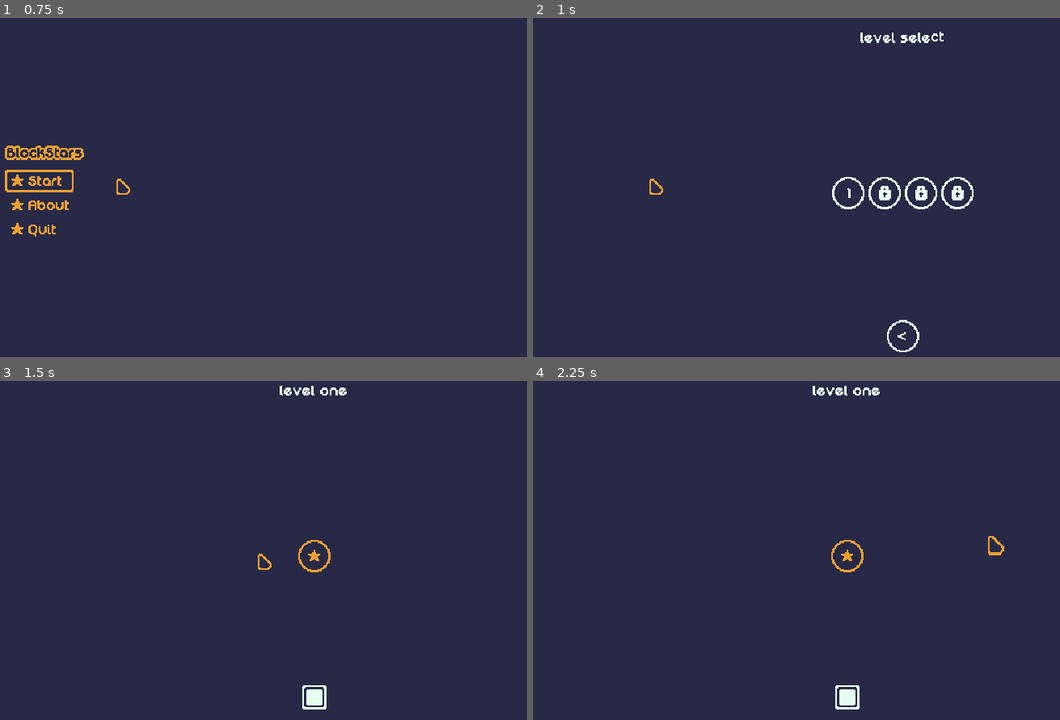
Above: before the commit, frames 1-4 (two rows, left to right).
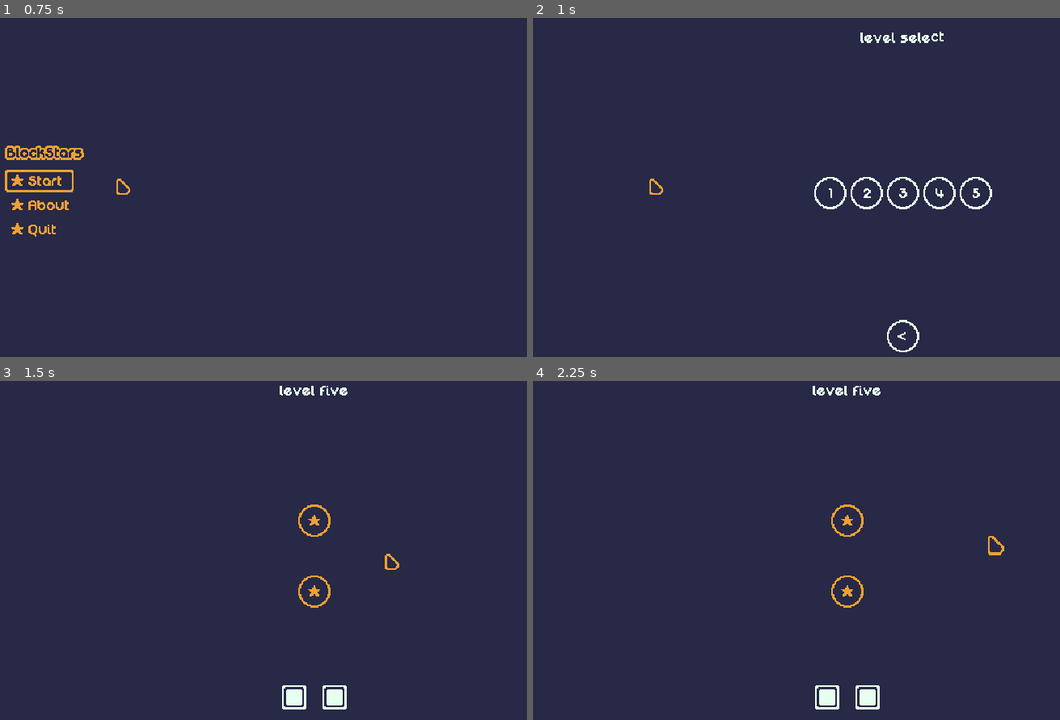
Above: after the commit, the same moments.

Repository: mrbartchak/brackeys-game-jam-2026.1
Game: Godot game, scene res://ui/screens/main_menu.tscn
The game is run twice, just before and just after one commit, with the same random seed, the same clock (stepped at 60 frames per second) and the same inputs.
Inputs (mouse positions are in pixels of both pictures, inside the frame that each line leads up to):
- Up to frame 1 (0.75 s): click (115, 180) at 0.5 s
- Up to frame 2 (1 s): no input
- Up to frame 3 (1.5 s): click "1" (after the commit: "5") at 1.25 s
- Up to frame 4 (2.25 s): tap Enter at 2 s; move the mouse to (991, 536) at 2.02 s; press the mouse at (991, 536) at 2.03 s

Frame 1 is identical in both runs. In frame 2, 1.1% of the frame differs, in the area x 53-88%, y 46-57%; in frame 3, 1.3%, in the area x 48-76%, y 1-97%; in frame 4, 1.2%.

Commit message:
added block config to set up blocks with unfilled property

Diff:
--- a/blocks/block.gd
+++ b/blocks/block.gd
@@ -5,9 +5,11 @@
 @export var block_type: BlockType
 
 static var dragged_block: Block = null
-var is_dragging: bool = false
-var is_hovered: bool = false
-var rotation_step: int = 0
+var is_filled: bool
+
+var _is_dragging: bool = false
+var _is_hovered: bool = false
+var _rotation_step: int = 0
 
 @onready var sprite: Sprite2D = $Sprite
 @onready var placeholder_shape: CollisionShape2D = $PlaceholderShape
@@ -24,7 +26,7 @@
 	sprite.texture = block_type.texture
 
 func _physics_process(delta: float) -> void:
-	if is_dragging:
+	if _is_dragging:
 		global_position = lerp(global_position, get_global_mouse_position(), 32.0 * delta)
 
 func _input(event: InputEvent) -> void:
@@ -33,31 +35,31 @@
 	if event is InputEventMouseButton:
 		event = event as InputEventMouseButton
 		if event.button_index == MOUSE_BUTTON_LEFT and event.pressed:
-			if is_hovered and not is_dragging and dragged_block == null:
+			if _is_hovered and not _is_dragging and dragged_block == null:
 				_grab_block()
-			elif is_dragging:
+			elif _is_dragging:
 				_place_block()
-		elif event.button_index == MOUSE_BUTTON_RIGHT and event.pressed and is_dragging:
+		elif event.button_index == MOUSE_BUTTON_RIGHT and event.pressed and _is_dragging:
 			_rotate_block()
 
 # ========================
 # ======  ACTIONS   ======
 # ========================
 func _grab_block() -> void:
-	is_dragging = true
+	_is_dragging = true
 	dragged_block = self
 	_tween_scale(1.1)
 
 func _place_block() -> void:
-	is_dragging = false
+	_is_dragging = false
 	dragged_block = null
 	_tween_scale(1.0)
 	placed.emit()
 
 func _rotate_block() -> void:
 	print("rotate triggered")
-	rotation_step += 1
-	var target_angle: float = rotation_step * PI / 4.0
+	_rotation_step += 1
+	var target_angle: float = _rotation_step * PI / 4.0
 	global_position = get_global_mouse_position()
 	_tween_rotate(target_angle)
 
@@ -65,13 +67,13 @@
 # ======  SIGNALS   ======
 # ========================
 func _mouse_enter() -> void:
-	is_hovered = true
-	if not is_dragging:
+	_is_hovered = true
+	if not _is_dragging:
 		_tween_scale(1.35)
 
 func _mouse_exit() -> void:
-	is_hovered = false
-	if not is_dragging:
+	_is_hovered = false
+	if not _is_dragging:
 		_tween_scale(1.0)
 
 # ========================
--- /dev/null
+++ b/blocks/block_config.gd
@@ -0,0 +1,6 @@
+class_name BlockConfig
+extends Resource
+
+@export var block_id: String
+@export var position: Vector2
+@export var is_filled: bool = true
--- a/core/game_manager.gd
+++ b/core/game_manager.gd
@@ -4,7 +4,8 @@
 	"level_01": preload("res://levels/level_data/level_01.tres"),
 	"level_02": preload("res://levels/level_data/level_02.tres"),
 	"level_03": preload("res://levels/level_data/level_03.tres"),
-	"level_04": preload("res://levels/level_data/level_04.tres")
+	"level_04": preload("res://levels/level_data/level_04.tres"),
+	"level_05": preload("res://levels/level_data/level_05.tres")
 }
 
 var current_level_data: LevelData
@@ -15,8 +16,8 @@
 
 func _ready() -> void:
 	if unlocked_levels.is_empty():
-		#unlocked_levels.append_array(level_list.keys())
-		unlocked_levels.append("level_01")
+		unlocked_levels.append_array(level_list.keys())
+		#unlocked_levels.append("level_01")
 
 func load_level(level_id: String) -> void:
 	if not level_list.has(level_id):
--- a/levels/level_data.gd
+++ b/levels/level_data.gd
@@ -4,4 +4,4 @@
 @export var id: String
 @export var display_name: String
 @export var target_zone_positions: Array[Vector2]
-@export var block_ids: Array[String]
+@export var blocks: Array[BlockConfig]
--- a/levels/level_data/level_01.tres
+++ b/levels/level_data/level_01.tres
@@ -1,11 +1,17 @@
-[gd_resource type="Resource" script_class="LevelData" load_steps=2 format=3 uid="uid://b28ytryon3mx0"]
+[gd_resource type="Resource" script_class="LevelData" load_steps=4 format=3 uid="uid://b28ytryon3mx0"]
 
+[ext_resource type="Script" uid="uid://c4lb5cudd274j" path="res://blocks/block_config.gd" id="1_7144f"]
 [ext_resource type="Script" uid="uid://cjyn0y48epuwx" path="res://levels/level_data.gd" id="1_qib4q"]
+
+[sub_resource type="Resource" id="Resource_6443f"]
+script = ExtResource("1_7144f")
+block_id = "block_1x1"
+metadata/_custom_type_script = "uid://c4lb5cudd274j"
 
 [resource]
 script = ExtResource("1_qib4q")
 id = "level_01"
 display_name = "level one"
 target_zone_positions = Array[Vector2]([Vector2(320, 180)])
-block_ids = Array[String](["block_1x1"])
+blocks = Array[ExtResource("1_7144f")]([SubResource("Resource_6443f")])
 metadata/_custom_type_script = "uid://cjyn0y48epuwx"
--- a/levels/level_data/level_02.tres
+++ b/levels/level_data/level_02.tres
@@ -1,11 +1,24 @@
-[gd_resource type="Resource" script_class="LevelData" load_steps=2 format=3 uid="uid://dowy8xra36rva"]
+[gd_resource type="Resource" script_class="LevelData" load_steps=5 format=3 uid="uid://dowy8xra36rva"]
 
 [ext_resource type="Script" uid="uid://cjyn0y48epuwx" path="res://levels/level_data.gd" id="1_dgdll"]
+[ext_resource type="Script" uid="uid://c4lb5cudd274j" path="res://blocks/block_config.gd" id="1_se2eo"]
+
+[sub_resource type="Resource" id="Resource_0w07y"]
+script = ExtResource("1_se2eo")
+block_id = "block_1x1"
+position = Vector2(-20, 0)
+metadata/_custom_type_script = "uid://c4lb5cudd274j"
+
+[sub_resource type="Resource" id="Resource_jhdwf"]
+script = ExtResource("1_se2eo")
+block_id = "block_1x1"
+position = Vector2(20, 0)
+metadata/_custom_type_script = "uid://c4lb5cudd274j"
 
 [resource]
 script = ExtResource("1_dgdll")
 id = "level_02"
 display_name = "level two"
 target_zone_positions = Array[Vector2]([Vector2(270, 165), Vector2(365, 200)])
-block_ids = Array[String](["block_1x1", "block_1x1"])
+blocks = Array[ExtResource("1_se2eo")]([SubResource("Resource_0w07y"), SubResource("Resource_jhdwf")])
 metadata/_custom_type_script = "uid://cjyn0y48epuwx"
--- a/levels/level_data/level_03.tres
+++ b/levels/level_data/level_03.tres
@@ -1,11 +1,17 @@
-[gd_resource type="Resource" script_class="LevelData" load_steps=2 format=3 uid="uid://ce74gafd4fohm"]
+[gd_resource type="Resource" script_class="LevelData" load_steps=4 format=3 uid="uid://ce74gafd4fohm"]
 
 [ext_resource type="Script" uid="uid://cjyn0y48epuwx" path="res://levels/level_data.gd" id="1_2biac"]
+[ext_resource type="Script" uid="uid://c4lb5cudd274j" path="res://blocks/block_config.gd" id="1_w8jk7"]
+
+[sub_resource type="Resource" id="Resource_j5kva"]
+script = ExtResource("1_w8jk7")
+block_id = "block_1x2"
+metadata/_custom_type_script = "uid://c4lb5cudd274j"
 
 [resource]
 script = ExtResource("1_2biac")
 id = "level_03"
 display_name = "level three"
 target_zone_positions = Array[Vector2]([Vector2(296, 180), Vector2(344, 180)])
-block_ids = Array[String](["block_1x2"])
+blocks = Array[ExtResource("1_w8jk7")]([SubResource("Resource_j5kva")])
 metadata/_custom_type_script = "uid://cjyn0y48epuwx"
--- a/levels/level_data/level_04.tres
+++ b/levels/level_data/level_04.tres
@@ -1,11 +1,17 @@
-[gd_resource type="Resource" script_class="LevelData" load_steps=2 format=3 uid="uid://cbghfkiajbofp"]
+[gd_resource type="Resource" script_class="LevelData" load_steps=4 format=3 uid="uid://cbghfkiajbofp"]
 
 [ext_resource type="Script" uid="uid://cjyn0y48epuwx" path="res://levels/level_data.gd" id="1_boho7"]
+[ext_resource type="Script" uid="uid://c4lb5cudd274j" path="res://blocks/block_config.gd" id="1_g6ann"]
+
+[sub_resource type="Resource" id="Resource_n4wo2"]
+script = ExtResource("1_g6ann")
+block_id = "block_1x2"
+metadata/_custom_type_script = "uid://c4lb5cudd274j"
 
 [resource]
 script = ExtResource("1_boho7")
 id = "level_04"
 display_name = "level four"
 target_zone_positions = Array[Vector2]([Vector2(320, 145), Vector2(320, 215)])
-block_ids = Array[String](["block_1x2"])
+blocks = Array[ExtResource("1_g6ann")]([SubResource("Resource_n4wo2")])
 metadata/_custom_type_script = "uid://cjyn0y48epuwx"
--- /dev/null
+++ b/levels/level_data/level_05.tres
@@ -0,0 +1,25 @@
+[gd_resource type="Resource" script_class="LevelData" load_steps=5 format=3 uid="uid://cbuyouoc87xty"]
+
+[ext_resource type="Script" uid="uid://cjyn0y48epuwx" path="res://levels/level_data.gd" id="1_4rihi"]
+[ext_resource type="Script" uid="uid://c4lb5cudd274j" path="res://blocks/block_config.gd" id="1_c0ap4"]
+
+[sub_resource type="Resource" id="Resource_0j7bc"]
+script = ExtResource("1_c0ap4")
+block_id = "block_1x1"
+position = Vector2(-20, 0)
+metadata/_custom_type_script = "uid://c4lb5cudd274j"
+
+[sub_resource type="Resource" id="Resource_0wr1i"]
+script = ExtResource("1_c0ap4")
+block_id = "block_1x1"
+position = Vector2(20, 0)
+is_filled = false
+metadata/_custom_type_script = "uid://c4lb5cudd274j"
+
+[resource]
+script = ExtResource("1_4rihi")
+id = "level_05"
+display_name = "level five"
+target_zone_positions = Array[Vector2]([Vector2(320, 145), Vector2(320, 215)])
+blocks = Array[ExtResource("1_c0ap4")]([SubResource("Resource_0j7bc"), SubResource("Resource_0wr1i")])
+metadata/_custom_type_script = "uid://cjyn0y48epuwx"
--- a/levels/level_manager.gd
+++ b/levels/level_manager.gd
@@ -33,13 +33,23 @@
 		target_zone_container.add_child(target_zone)
 
 func _spawn_blocks() -> void:
-	for block_id in level_data.block_ids:
-		if not block_types.has(block_id):
-			print("err: block type does not exist")
+	for block_config in level_data.blocks:
+		if not block_types.has(block_config.block_id):
+			push_warning("block type does not exist")
 		var block: Block = block_scene.instantiate()
-		block.block_type = block_types.get(block_id)
+		block.block_type = block_types.get(block_config.block_id)
+		block.position = block_config.position
+		block.is_filled = block_config.is_filled
 		block.placed.connect(_check_win)
 		block_container.add_child(block)
+
+	#for block_id in level_data.block_ids:
+		#if not block_types.has(block_id):
+			#print("err: block type does not exist")
+		#var block: Block = block_scene.instantiate()
+		#block.block_type = block_types.get(block_id)
+		#block.placed.connect(_check_win)
+		#block_container.add_child(block)
 
 func _check_win() -> void:
 	for target_zone: TargetZone in target_zone_container.get_children():
--- a/ui/screens/level_select.tscn
+++ b/ui/screens/level_select.tscn
@@ -74,6 +74,11 @@
 level_id = "level_04"
 level_number = "4"
 
+[node name="LevelButton5" parent="HBoxContainer" instance=ExtResource("2_smnxl")]
+layout_mode = 2
+level_id = "level_05"
+level_number = "5"
+
 [node name="Footer" type="CenterContainer" parent="."]
 layout_mode = 1
 anchors_preset = 12
Binary file added: blocks/assets/block_1x1.png
Not shown, added: blocks/assets/block_1x1.png.import
Binary file added: blocks/assets/block_1x2.png
Not shown, added: blocks/assets/block_1x2.png.import
Not shown, added: blocks/block_config.gd.uid
